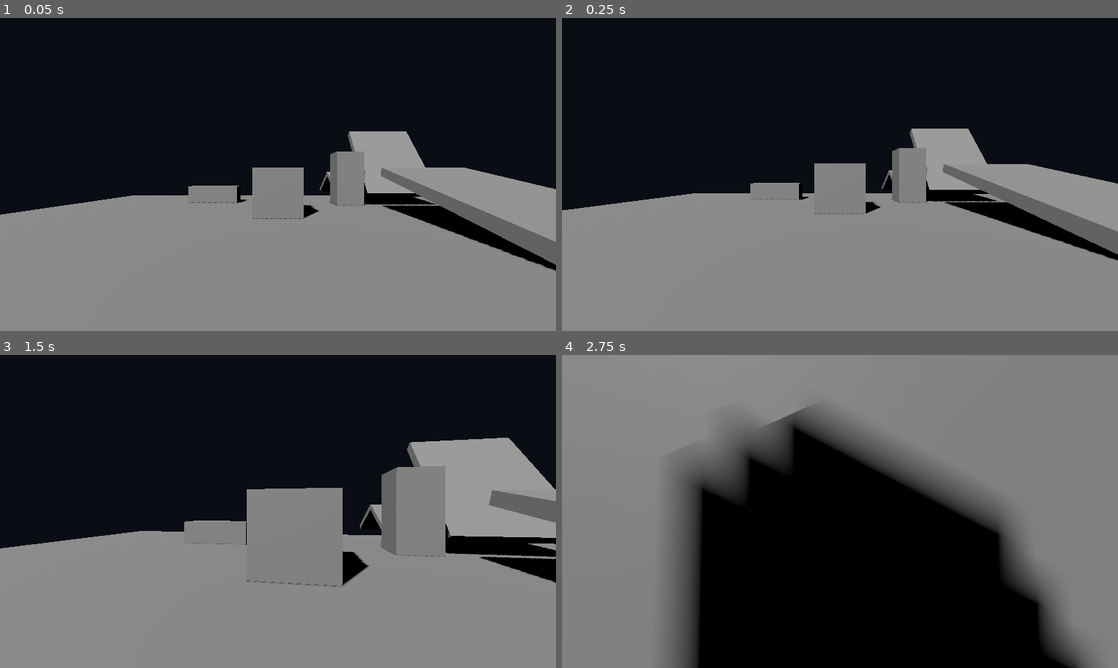
Above: before the commit, frames 1-4 (two rows, left to right).
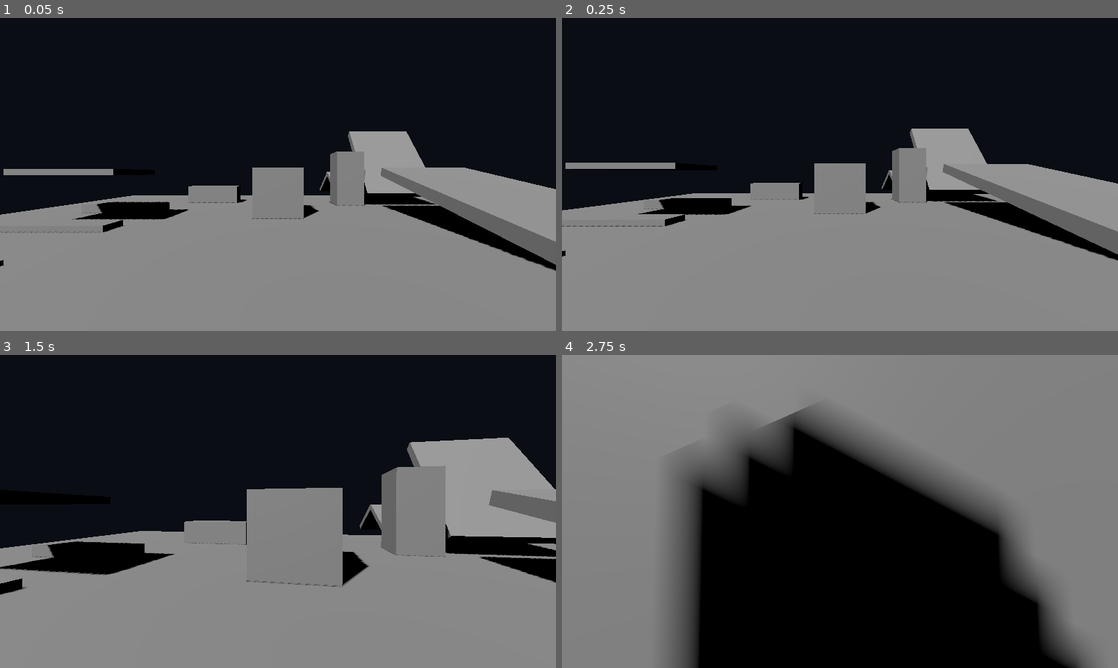
Above: after the commit, the same moments.

Repository: kansation/Space-Exploring-Game
Game: Godot game, scene res://scenes/main.tscn
Two runs of this game, one before a commit and one after it. Both use one fixed random seed, a clock stepped at 60 frames per second and the inputs below.
Inputs (mouse positions are in pixels of both pictures, inside the frame that each line leads up to):
- Up to frame 1 (0.05 s): no input
- Up to frame 2 (0.25 s): no input
- Up to frame 3 (1.5 s): tap Enter at 0.5 s; move the mouse to (305, 511) at 0.52 s; hold W (move_forward) from 0.53 s (still down); click (305, 511) at 0.67 s; move the mouse to (250, 511) at 1.27 s
- Up to frame 4 (2.75 s): keep holding W (move_forward); move the mouse to (851, 505) at 2.02 s

The runs differ from the first frame. In frame 1, 1.3% of the frame differs, in the area x 0-34%, y 48-80%; in frame 2, 1.3%; in frame 3, 2.1%, in the area x 0-32%, y 59-77%; in frame 4, nothing differs.

Commit message:
Add bounded step climbing tests

Diff:
--- a/game/scenes/main.tscn
+++ b/game/scenes/main.tscn
@@ -49,6 +49,30 @@
 
 [sub_resource type="BoxShape3D" id="BoxShape_lower_floor"]
 size = Vector3(4, 0.2, 8)
+
+[sub_resource type="BoxMesh" id="BoxMesh_step_01"]
+size = Vector3(3.5, 0.1, 0.8)
+
+[sub_resource type="BoxShape3D" id="BoxShape_step_01"]
+size = Vector3(3.5, 0.1, 0.8)
+
+[sub_resource type="BoxMesh" id="BoxMesh_step_02"]
+size = Vector3(3.5, 0.2, 0.8)
+
+[sub_resource type="BoxShape3D" id="BoxShape_step_02"]
+size = Vector3(3.5, 0.2, 0.8)
+
+[sub_resource type="BoxMesh" id="BoxMesh_step_04"]
+size = Vector3(3.5, 0.4, 0.8)
+
+[sub_resource type="BoxShape3D" id="BoxShape_step_04"]
+size = Vector3(3.5, 0.4, 0.8)
+
+[sub_resource type="BoxMesh" id="BoxMesh_step_roof"]
+size = Vector3(3.5, 0.2, 2.2)
+
+[sub_resource type="BoxShape3D" id="BoxShape_step_roof"]
+size = Vector3(3.5, 0.2, 2.2)
 
 [node name="Main" type="Node3D"]
 
@@ -96,6 +120,44 @@
 
 [node name="TerrainCourse" type="Node3D" parent="."]
 
+[node name="StepCourse" type="Node3D" parent="."]
+
+[node name="Step01" type="StaticBody3D" parent="StepCourse"]
+position = Vector3(-7, 0.05, 1.5)
+
+[node name="Mesh" type="MeshInstance3D" parent="StepCourse/Step01"]
+mesh = SubResource("BoxMesh_step_01")
+
+[node name="CollisionShape3D" type="CollisionShape3D" parent="StepCourse/Step01"]
+shape = SubResource("BoxShape_step_01")
+
+[node name="Step02" type="StaticBody3D" parent="StepCourse"]
+position = Vector3(-7, 0.1, -1.5)
+
+[node name="Mesh" type="MeshInstance3D" parent="StepCourse/Step02"]
+mesh = SubResource("BoxMesh_step_02")
+
+[node name="CollisionShape3D" type="CollisionShape3D" parent="StepCourse/Step02"]
+shape = SubResource("BoxShape_step_02")
+
+[node name="Step04" type="StaticBody3D" parent="StepCourse"]
+position = Vector3(-7, 0.2, -4.5)
+
+[node name="Mesh" type="MeshInstance3D" parent="StepCourse/Step04"]
+mesh = SubResource("BoxMesh_step_04")
+
+[node name="CollisionShape3D" type="CollisionShape3D" parent="StepCourse/Step04"]
+shape = SubResource("BoxShape_step_04")
+
+[node name="LowOverhead" type="StaticBody3D" parent="StepCourse"]
+position = Vector3(-7, 1.82, -2.6)
+
+[node name="Mesh" type="MeshInstance3D" parent="StepCourse/LowOverhead"]
+mesh = SubResource("BoxMesh_step_roof")
+
+[node name="CollisionShape3D" type="CollisionShape3D" parent="StepCourse/LowOverhead"]
+shape = SubResource("BoxShape_step_roof")
+
 [node name="GentleRamp" type="StaticBody3D" parent="TerrainCourse"]
 position = Vector3(7, 0.9, -1)
 rotation = Vector3(0.245, 0, 0)
--- a/game/scripts/player.gd
+++ b/game/scripts/player.gd
@@ -5,7 +5,7 @@
 @export var gravity := 9.8
 @export_range(1.0, 89.0, 1.0) var max_floor_angle_degrees := 42.0
 @export var floor_snap_distance := 0.25
-@export var step_height := 0.2
+@export var step_height := 0.25
 @export var stop_on_walkable_slopes := true
 @export var constant_slope_speed := true
 
@@ -54,8 +54,17 @@
 		return
 
 	var stepped_transform := global_transform.translated(Vector3.UP * step_height)
-	if not test_move(stepped_transform, horizontal_motion):
-		global_transform = stepped_transform
+	if test_move(stepped_transform, horizontal_motion):
+		return
+
+	var landing_transform := stepped_transform.translated(horizontal_motion)
+	var landing_collision := KinematicCollision3D.new()
+	if not test_move(landing_transform, Vector3.DOWN * (step_height + floor_snap_distance), landing_collision):
+		return
+	if landing_collision.get_normal().dot(Vector3.UP) < cos(floor_max_angle):
+		return
+
+	global_transform = stepped_transform
 
 func _rotate_view(relative_motion: Vector2) -> void:
 	rotate_y(-relative_motion.x * mouse_sensitivity)
Not shown: 1 places in game/scenes/main.tscn that only renumber resources
Not shown, changed: docs/Technical-Production-Plan.md
